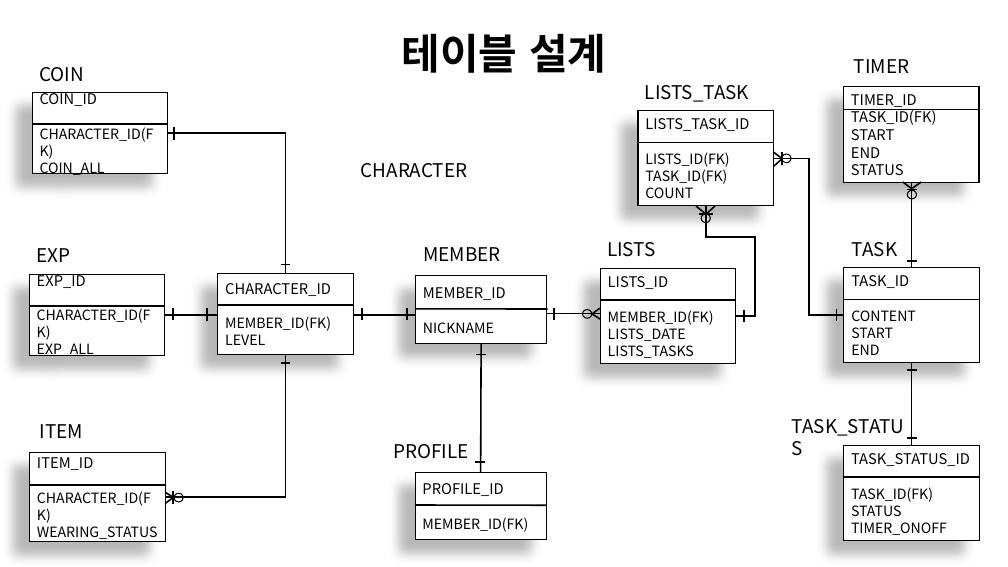
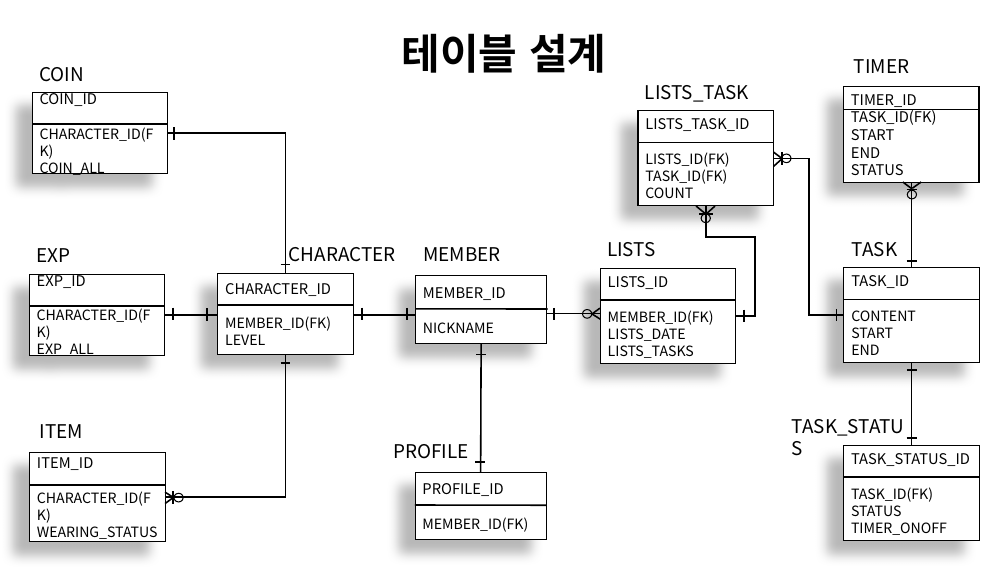
Before and after one commit to LvUpPlanner/LePl_Spring, a slide deck: slide 7 of LePl_Server.pptx. Drawn at 1008x567 pixels with LibreOffice and Linux fonts; fonts in the diff are those of the drawing. Boxes give left, top, right and bottom in pixels: in the first picture for what was removed or moved away, otherwise in the second. Text is boxed around its words. In the diff, an @@ line names an element or a change of style, - is before the commit and + after.

```diff
--- a/LePl_Server.pptx
+++ b/LePl_Server.pptx
@@ text "CHARACTER": place and size @@
-text "CHARACTER" at [361, 163, 468, 178]
+text "CHARACTER" at [289, 247, 396, 265]
```
Also in this commit, not shown: 3 other slides changed.
